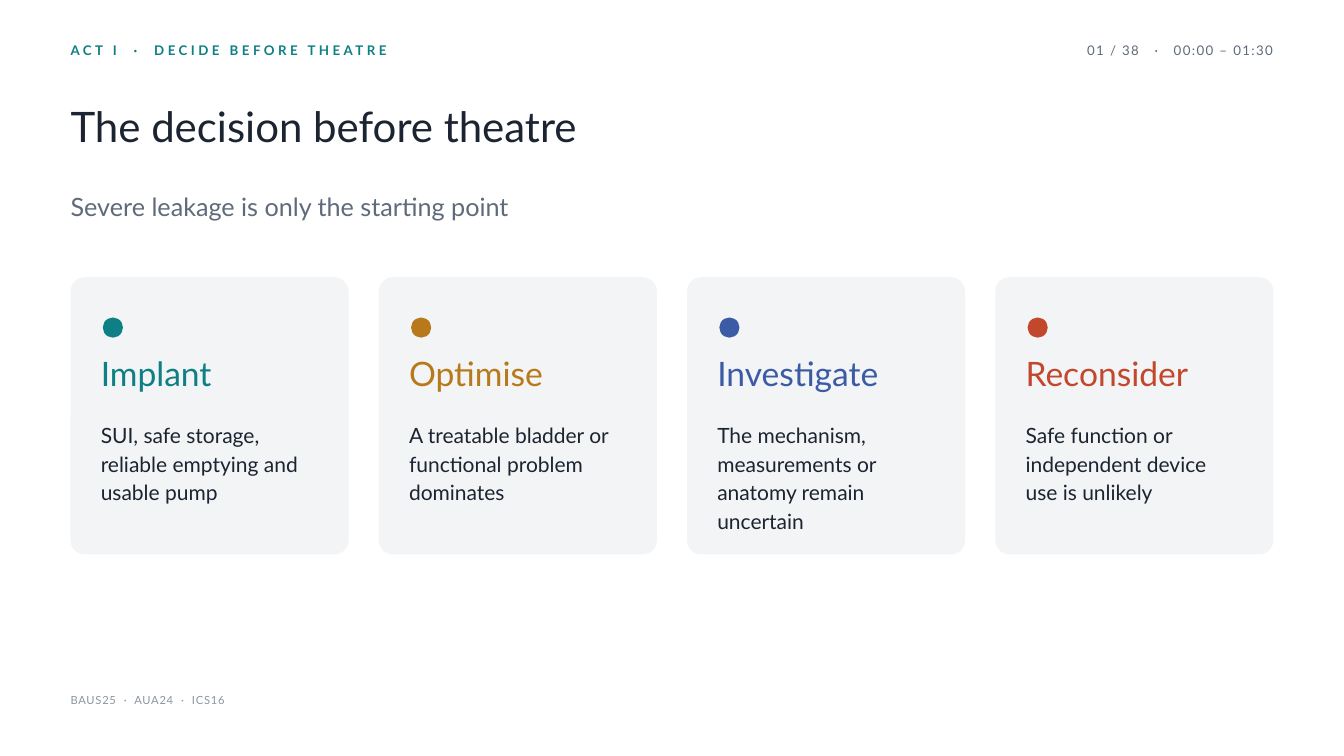
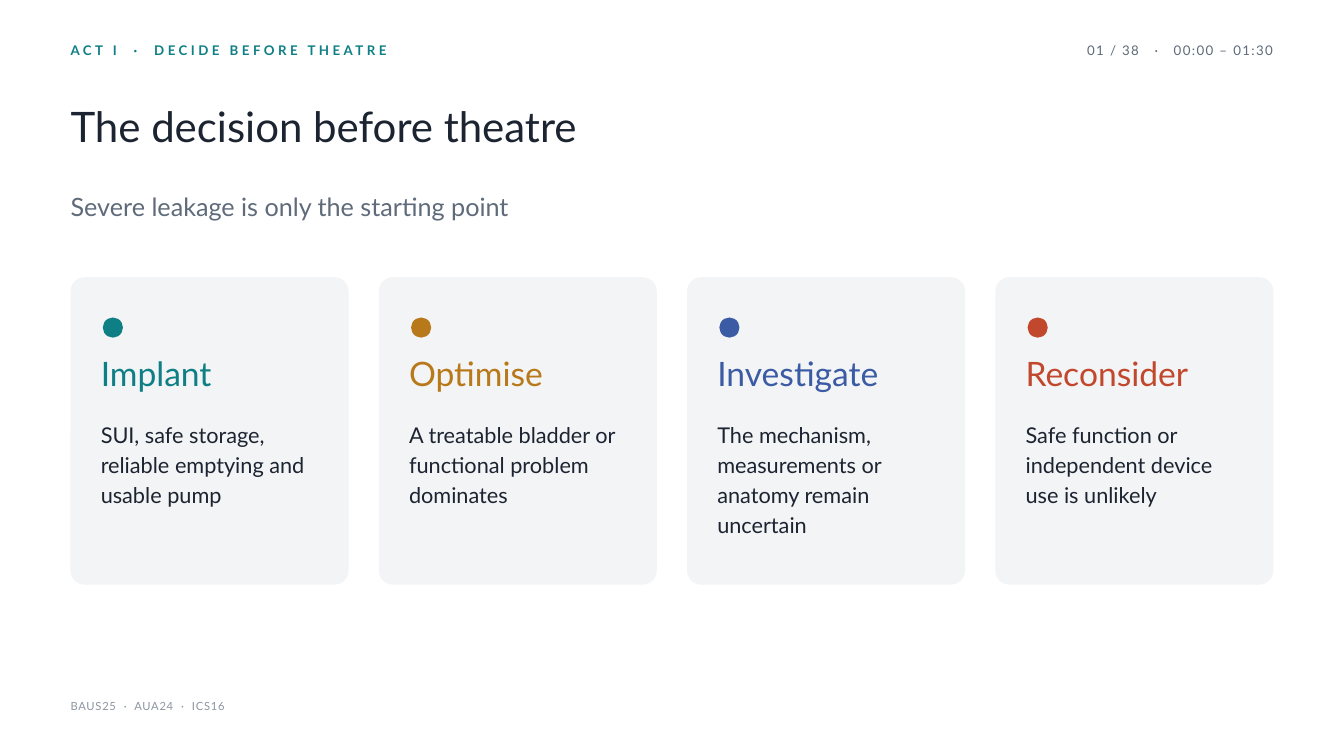
Before and after one commit to nityjr-ctrl/aus-presentation, a slide deck: slide 3 of presentation/AUS-teaching-deck.pptx. Drawn at 1344x756 pixels with LibreOffice and Linux fonts; fonts in the diff are those of the drawing. Boxes give left, top, right and bottom in pixels: in the first picture for what was removed or moved away, otherwise in the second. Text is boxed around its words. In the diff, an @@ line names an element or a change of style, - is before the commit and + after.

```diff
--- a/presentation/AUS-teaching-deck.pptx
+++ b/presentation/AUS-teaching-deck.pptx
@@ rounded rectangle: place and size @@
-rounded rectangle at [71, 277, 349, 555]
+rounded rectangle at [71, 277, 349, 585]
@@ rounded rectangle: place and size @@
-rounded rectangle at [379, 277, 657, 555]
+rounded rectangle at [379, 277, 657, 585]
@@ rounded rectangle: place and size @@
-rounded rectangle at [688, 277, 966, 555]
+rounded rectangle at [688, 277, 966, 585]
@@ rounded rectangle: place and size @@
-rounded rectangle at [995, 277, 1273, 555]
+rounded rectangle at [995, 277, 1273, 585]
@@ size 15 to 15.5 pt in 4 elements at [101, 427, 304, 507], [409, 427, 615, 503], [717, 427, 882, 533], [1026, 427, 1212, 507] @@
@@ text "BAUS25 · AUA24 · ICS16": place and size @@
-text "BAUS25 · AUA24 · ICS16" at [71, 696, 225, 704]
+text "BAUS25 · AUA24 · ICS16" at [71, 702, 225, 710]
```
Also in this commit, not shown: 42 other slides changed, 6 other files.
